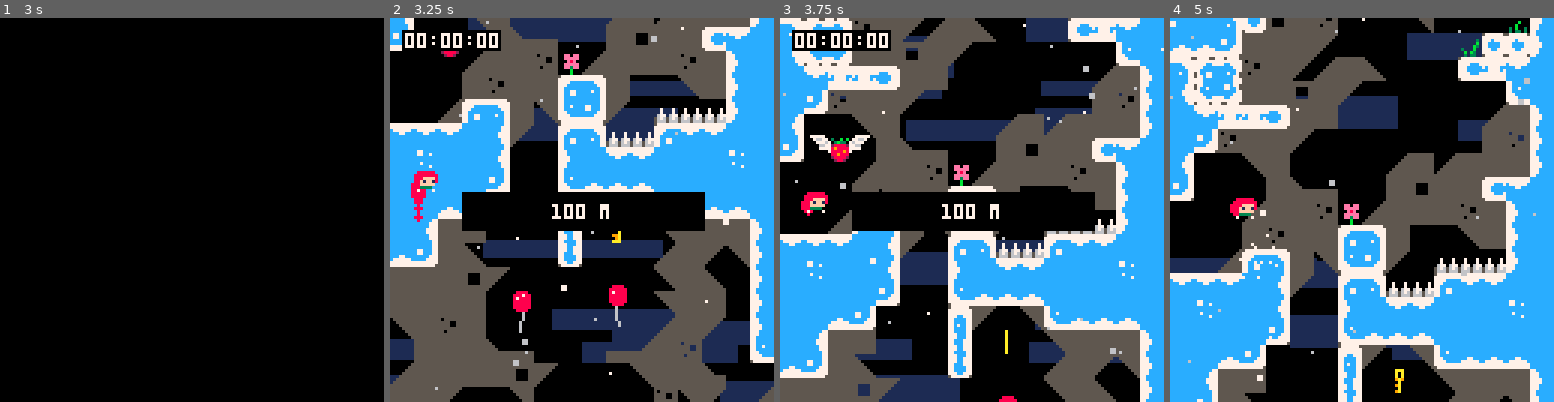
Above: before the commit, frames 1-4 (left to right).
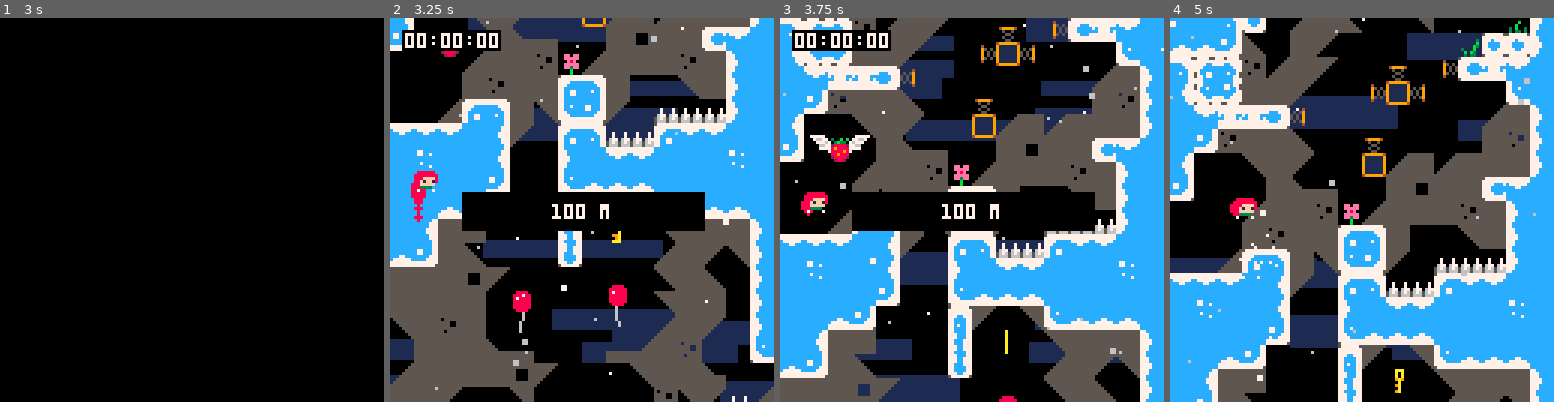
Above: after the commit, the same moments.

Repository: CelesteClassic/evercore
Game: PICO-8 cartridge evercore.p8
Two runs of this game, one before a commit and one after it. Both use one fixed random seed, a clock stepped at 60 frames per second and the inputs below.
Inputs:
- Up to frame 1 (3 s): tap X (X key) at 0.33, 1.07, 1.85, 2.97 s; tap O (Z key) at 0.7, 1.7, 2.1, 2.5, 2.9 s; hold Right 1.6-2.1 s; hold Up 2.15-2.42 s; hold Right from 2.47 s (still down)
- Up to frame 2 (3.25 s): release Right at 3.03 s; hold Left from 3.08 s (still down)
- Up to frame 3 (3.75 s): tap O (Z key) at 3.3, 3.7 s; release Left at 3.58 s; hold Down from 3.63 s (still down)
- Up to frame 4 (5 s): release Down at 3.97 s; hold Right 4.02-4.68 s; tap X (X key) at 4.08 s; tap O (Z key) at 4.1, 4.5, 4.9 s; hold Up from 4.73 s (still down)

Frame 1 is identical in both runs. In frame 2, 0.1% of the frame differs, in the area x 31-93%, y 0-100%; in frame 3, 4.2%; in frame 4, 5.4%, in the area x 19-75%, y 0-42%.

Commit message:
side springs, crumble blocks, and layering optimization

Diff:
--- a/evercore.p8
+++ b/evercore.p8
@@ -193,26 +193,28 @@
 	map(lvl_x,lvl_y,0,0,lvl_w,lvl_h,4)
 
 	--set draw layering
-	--0: background layer
-	--1: default layer
-	--2: player layer
-	--3: foreground layer
-	local layers={{},{},{}}
-	foreach(objects,function(o)
-		if o.type.layer==0 then
-			draw_object(o) --draw below terrain
-		else
-			add(layers[o.type.layer or 1],o) --add object to layer, default draw below player
-		end
+	--higher layers draw later
+	--negative layers draw before terrain
+	local pre_draw,post_draw={},{}
+	foreach(objects,function(obj)
+		local draw_grp=obj.layer<0 and pre_draw or post_draw
+		for k,v in ipairs(draw_grp) do
+			if obj.layer<=v.layer then
+				add(draw_grp,obj,k)
+				return
+			end
+		end
+		add(draw_grp,obj)
 	end)
+
+	-- draw bg objects
+	foreach(pre_draw,draw_object)
 
 	-- draw terrain
 	map(lvl_x,lvl_y,0,0,lvl_w,lvl_h,2)
 
-	-- draw objects
-	foreach(layers,function(l)
-		foreach(l,draw_object)
-	end)
+	-- draw fg objects
+	foreach(post_draw,draw_object)
 
 	-- draw jumpthroughs
 	map(lvl_x,lvl_y,0,0,lvl_w,lvl_h,8)
@@ -546,46 +548,99 @@
 
 spring={
 	init=function(this)
-		this.hide_in=0
-		this.hide_for=0
+		this.delta=0
+		this.dir=this.spr==18 and 0 or this.is_solid(-1,0) and 1 or -1
+		this.show=true
+		this.layer=-1
 	end,
 	update=function(this)
-		if this.hide_for>0 then
-			this.hide_for-=1
-			if this.hide_for<=0 then
-				this.spr=18
-				this.delay=0
-			end
-		elseif this.spr==18 then
-			local hit=this.player_here()
-			if hit and hit.spd.y>=0 then
-				this.spr=19
-				hit.y=this.y-4
+		this.delta=this.delta*0.75
+		local hit=this.player_here()
+
+		if this.show and hit and this.delta<=1 then
+			if this.dir==0 then
+				hit.move(0,this.y-hit.y-4,1)
 				hit.spd.x*=0.2
 				hit.spd.y=-3
-				hit.djump=max_djump
-				this.delay=10
-				this.init_smoke()
-				-- crumble below spring
-				break_fall_floor(this.check(fall_floor,0,1) or {})
-				psfx"8"
-			end
-		elseif this.delay>0 then
+			else
+				hit.move(this.x+this.dir*4-hit.x,0,1)
+				hit.spd=vector(this.dir*3,-1.5)
+			end
+			hit.dash_time=0
+			hit.dash_effect_time=0
+			hit.djump=max_djump
+			this.delta=8
+			psfx"8"
+			this.init_smoke()
+
+			break_fall_floor(this.check(fall_floor,-this.dir,this.dir==0 and 1 or 0))
+		end
+	end,
+	draw=function(this)
+		if this.show then
+			local delta=min(flr(this.delta),4)
+			if this.dir==0 then
+				sspr(16,8,8,8,this.x,this.y+delta)
+			else
+				spr(19,this.dir==-1 and this.x+delta or this.x,this.y,1-delta/8,1,this.dir==1)
+			end
+		end
+end
+}
+
+fall_floor={
+	init=function(this)
+		this.solid_obj=true
+		this.state=0
+	end,
+	update=function(this)
+		-- idling
+		if this.state==0 then
+			for i=0,2 do
+				if this.check(player,i-1,-(i%2)) then
+					break_fall_floor(this)
+				end
+			end
+		-- shaking
+		elseif this.state==1 then
 			this.delay-=1
 			if this.delay<=0 then
-				this.spr=18
-			end
-		end
-		-- begin hiding
-		if this.hide_in>0 then
-			this.hide_in-=1
-			if this.hide_in<=0 then
-				this.hide_for=60
-				this.spr=0
-			end
-		end
-	end
-}
+				this.state=2
+				this.delay=60--how long it hides for
+				this.collideable=false
+				this.type.set_springs(this,false)
+			end
+			-- invisible, waiting to reset
+		elseif this.state==2 then
+			this.delay-=1
+			if this.delay<=0 and not this.player_here() then
+				psfx"7"
+				this.state=0
+				this.collideable=true
+				this.init_smoke()
+				this.type.set_springs(this,true)
+			end
+		end
+	end,
+	draw=function(this)
+		spr(this.state==1 and 26-this.delay/5 or this.state==0 and 23,this.x,this.y) --add an if statement if you use sprite 0 (other stuff also breaks if you do this i think)
+	end,
+	set_springs=function(this,state)
+		this.hitbox=rectangle(-2,-2,12,8)
+		local springs=this.check_all(spring,0,0)
+		foreach(springs,function(s) s.show=state end)
+		this.hitbox=rectangle(0,0,8,8)
+	end
+}
+
+function break_fall_floor(obj)
+	if obj and obj.state==0 then
+		psfx"15"
+		obj.state=1
+		obj.delay=15--how long until it falls
+		obj.init_smoke()
+	end
+end
 
 balloon={
 	init=function(this)
@@ -623,53 +678,6 @@
 		end
 	end
 }
-
-fall_floor={
-	init=function(this)
-		this.solid_obj=true
-		this.state=0
-	end,
-	update=function(this)
-		-- idling
-		if this.state==0 then
-			for i=0,2 do
-				if this.check(player,i-1,-(i%2)) then
-					break_fall_floor(this)
-				end
-			end
-		-- shaking
-		elseif this.state==1 then
-			this.delay-=1
-			if this.delay<=0 then
-				this.state=2
-				this.delay=60--how long it hides for
-				this.collideable=false
-			end
-			-- invisible, waiting to reset
-		elseif this.state==2 then
-			this.delay-=1
-			if this.delay<=0 and not this.player_here() then
-				psfx"7"
-				this.state=0
-				this.collideable=true
-				this.init_smoke()
-			end
-		end
-	end,
-	draw=function(this)
-		spr(this.state==1 and 26-this.delay/5 or this.state==0 and 23,this.x,this.y) --add an if statement if you use sprite 0 (other stuff also breaks if you do this i think)
-	end
-}
-
-function break_fall_floor(obj)
-	if obj.state==0 then
-		psfx"15"
-		obj.state=1
-		obj.delay=15--how long until it falls
-		obj.init_smoke();
-		(obj.check(spring,0,-1) or {}).hide_in=15
-	end
-end
 
 smoke={
 	layer=3,
@@ -998,6 +1006,8 @@
 		hitbox=rectangle(0,0,8,8),
 		spd=vector(0,0),
 		rem=vector(0,0),
+		layer=0,
+
 		fruit_id=id,
 	}
 
@@ -1038,12 +1048,25 @@
 		other.top()<=obj.bottom()+oy
 	end
 
+	--returns first object of type colliding with obj
 	function obj.check(type,ox,oy)
 		for other in all(objects) do
 			if other and other.type==type and other~=obj and obj.objcollide(other,ox,oy) then
 				return other
 			end
 		end
+	end
+
+	--returns all objects of type colliding with obj
+	function obj.check_all(type,ox,oy)
+		local tbl={}
+		for other in all(objects) do
+			if other and other.type==type and other~=obj and obj.objcollide(other,ox,oy) then
+				add(tbl,other)
+			end
+		end
+
+		if #tbl>0 then return tbl end
 	end
 
 	function obj.player_here()
@@ -1287,6 +1310,7 @@
 11,platform
 12,platform
 18,spring
+19,spring
 20,chest
 22,balloon
 23,fall_floor
@@ -1334,12 +1358,12 @@
 00000000003333000033330007000070073333000033337008f1ff10003333000009a0000000a0000000a0000000000000000000200000000000000000000002
 000000000070070000700070000000000000070000007000077333700070070000aaa0000009a0000000a0000000000000000000000000000000000000000000
 555555550000000000000000000000000000000000000000008888004999999449999994499909940300b0b06665666500000000000000000000000070000000
-55555555000000000000000000004000000000000004000008888880911111199111411991140919003b33006765676500000000007700000770070007000007
-550000550000000000000000050590000aaaaaa00009505008788880911111199111911949400419028888206770677000000000007770700777000000000000
-55000055007000700499994050509000a998888a0009050508888880911111199494041900000044089888800700070000000000077777700770000000000000
-55000055007000700050050050509000a988888a0009050508888880911111199114094994000000088889800700070000000000077777700000700000000000
-55000055067706770005500005059000aaaaaaaa0009505008888880911111199111911991400499088988800000000000000000077777700000077000000000
-55555555567656760050050000004000a980088a0004000000888800911111199114111991404119028888200000000000000000070777000007077007000070
+55555555000000000000000000040000000000000000000008888880911111199111411991140919003b33006765676500000000007700000770070007000007
+550000550000000000000000000950500aaaaaa00000000008788880911111199111911949400419028888206770677000000000007770700777000000000000
+55000055007000700499994000090505a998888a0000000008888880911111199494041900000044089888800700070000000000077777700770000000000000
+55000055007000700050050000090505a988888a0000000008888880911111199114094994000000088889800700070000000000077777700000700000000000
+55000055067706770005500000095050aaaaaaaa0000000008888880911111199111911991400499088988800000000000000000077777700000077000000000
+55555555567656760050050000040000a980088a0000000000888800911111199114111991404119028888200000000000000000070777000007077007000070
 55555555566656660005500000000000a988888a0000000000000000499999944999999444004994002882000000000000000000000000007000000000000000
 5777777557777777777777777777777577cccccccccccccccccccc77577777755555555555555555555555555500000007777770000000000000000000000000
 77777777777777777777777777777777777cccccccccccccccccc777777777775555555555555550055555556670000077777777000777770000000000000000
@@ -1556,13 +1580,13 @@
 __map__
 2331252548252532323232323300002425262425252631323232252628282824000000000000000000000000000000000000000000000000000000000000000000000000000000000000000000000000000000000000000000000000000000000000000000000000000000000000000000000000000000000000000000000000
 252331323232332900002829000000242526313232332828002824262a102824000000000000000000000000000000000000000000000000000000000000000000000000000000000000000000000000000000000000000000000000000000000000000000000000000000000000000000000000000000000000000000000000
-252523201028380000002a0000003d24252523201028292900282426003a3824000000000000000000000000000000000000000000000000000000000000000000000000000000000000000000000000000000000000000000000000000000000000000000000000000000000000000000000000000000000000000000000000
-3232332828282900000000003f2020244825262828290000002a243300002a24000000000000000000000000000000000000000000000000000000000000000000000000000000000000000000000000000000000000000000000000000000000000000000000000000000000000000000000000000000000000000000000000
-2340283828293a28390000003435222525482629000000000000300000000024000000000000000000000000000000000000000000000000000000000000000000000000000000000000000000000000000000000000000000000000000000000000000000000000000000000000000000000000000000000000000000000000
-263a282828102829000000000000312525323300000000110000370000003e24000000000000000000000000000000000000000000000000000000000000000000000000000000000000000000000000000000000000000000000000000000000000000000000000000000000000000000000000000000000000000000000000
-252235353628280000000000003a282426003d003a3900270000000000002125000000000000000000000000000000000000000000000000000000000000000000000000000000000000000000000000000000000000000000000000000000000000000000000000000000000000000000000000000000000000000000000000
-2533382828290000000000000028382425232020102900303900000000582448000000000000000000000000000000000000000000000000000000000000000000000000000000000000000000000000000000000000000000000000000000000000000000000000000000000000000000000000000000000000000000000000
-2600002a28000000003a283a282828242525222328390f372858390068283132000000000000000000000000000000000000000000000000000000000000000000000000000000000000000000000000000000000000000000000000000000000000000000000000000000000000000000000000000000000000000000000000
+25252320003a283900002a0000003d24252523201028292900282426003a3824000000000000000000000000000000000000000000000000000000000000000000000000000000000000000000000000000000000000000000000000000000000000000000000000000000000000000000000000000000000000000000000000
+3232333900282900000000003f2020244825262828290000002a243300002a24000000000000000000000000000000000000000000000000000000000000000000000000000000000000000000000000000000000000000000000000000000000000000000000000000000000000000000000000000000000000000000000000
+234028383a282900001200133435222525482629000000000000300000000024000000000000000000000000000000000000000000000000000000000000000000000000000000000000000000000000000000000000000000000000000000000000000000000000000000000000000000000000000000000000000000000000
+263a282828290000131713000000312525323300000000110000370000003e24000000000000000000000000000000000000000000000000000000000000000000000000000000000000000000000000000000000000000000000000000000000000000000000000000000000000000000000000000000000000000000000000
+252235353613000000000000003a282426003d003a3900270000000000002125000000000000000000000000000000000000000000000000000000000000000000000000000000000000000000000000000000000000000000000000000000000000000000000000000000000000000000000000000000000000000000000000
+2533382828390000120000000028382425232020102900303900000000582448000000000000000000000000000000000000000000000000000000000000000000000000000000000000000000000000000000000000000000000000000000000000000000000000000000000000000000000000000000000000000000000000
+2600002a28290000173a283a282828242525222328390f372858390068283132000000000000000000000000000000000000000000000000000000000000000000000000000000000000000000000000000000000000000000000000000000000000000000000000000000000000000000000000000000000000000000000000
 33002d0028675800002810282834222525254826282867202828283828282122000000000000000000000000000000000000000000000000000000000000000000000000000000000000000000000000000000000000000000000000000000000000000000000000000000000000000000000000000000000000000000000000
 0000003a2828383e3a2828283828242548252526002a282729002a2828343225000000000000000000000000000000000000000000000000000000000000000000000000000000000000000000000000000000000000000000000000000000000000000000000000000000000000000000000000000000000000000000000000
 0000002838282821232800002a28242525252526003a2830000000002a282824000000000000000000000000000000000000000000000000000000000000000000000000000000000000000000000000000000000000000000000000000000000000000000000000000000000000000000000000000000000000000000000000
@@ -1578,11 +1602,11 @@
 2a283828000000000000003a282900244825263700000029000000000000003a000000000000000000000000000000000000000000000000000000000000000000000000000000000000000000000000000000000000000000000000000000000000000000000000000000000000000000000000000000000000000000000000
 0028282867580000005868283800003132323320000000000000000000272828000000000000000000000000000000000000000000000000000000000000000000000000000000000000000000000000000000000000000000000000000000000000000000000000000000000000000000000000000000000000000000000000
 3a2828282810290000002a282867000034353536111100000000000011302838000000000000000000000000000000000000000000000000000000000000000000000000000000000000000000000000000000000000000000000000000000000000000000000000000000000000000000000000000000000000000000000000
-28282900002a0000000000382a29003a2828283436200d0e0e0e0e0f20302828000000000000000000000000000000000000000000000000000000000000000000000000000000000000000000000000000000000000000000000000000000000000000000000000000000000000000000000000000000000000000000000000
-10283a00000000000000002800000028283810292a000000000000002a371028000000000000000000000000000000000000000000000000000000000000000000000000000000000000000000000000000000000000000000000000000000000000000000000000000000000000000000000000000000000000000000000000
-2a3829000000000000003a1029000028282828000000000000000000002a2828000000000000000000000000000000000000000000000000000000000000000000000000000000000000000000000000000000000000000000000000000000000000000000000000000000000000000000000000000000000000000000000000
-00290000000000004647002a0000002828292a0000000000000000000000282a000000000000000000000000000000000000000000000000000000000000000000000000000000000000000000000000000000000000000000000000000000000000000000000000000000000000000000000000000000000000000000000000
-000000140000003e565700000000002a2a0000000000000000000000002a2800000000000000000000000000000000000000000000000000000000000000000000000000000000000000000000000000000000000000000000000000000000000000000000000000000000000000000000000000000000000000000000000000
+28282900002a0000000000382a29113a2828283436200d0e0e0e0e0f20302828000000000000000000000000000000000000000000000000000000000000000000000000000000000000000000000000000000000000000000000000000000000000000000000000000000000000000000000000000000000000000000000000
+10283a00000000000000002800002028283810292a000000000000002a371028000000000000000000000000000000000000000000000000000000000000000000000000000000000000000000000000000000000000000000000000000000000000000000000000000000000000000000000000000000000000000000000000
+2a3829000000000000003a1029002028282828000000000000000000002a2828000000000000000000000000000000000000000000000000000000000000000000000000000000000000000000000000000000000000000000000000000000000000000000000000000000000000000000000000000000000000000000000000
+00290000000000004647002a0000202828292a0000000000000000000000282a000000000000000000000000000000000000000000000000000000000000000000000000000000000000000000000000000000000000000000000000000000000000000000000000000000000000000000000000000000000000000000000000
+000000140000003e565700000000202a2a0000000000000000000000002a2800000000000000000000000000000000000000000000000000000000000000000000000000000000000000000000000000000000000000000000000000000000000000000000000000000000000000000000000000000000000000000000000000
 111120201111112122230d0e0012120000000000000000000000000000002900000000000000000000000000000000000000000000000000000000000000000000000000000000000000000000000000000000000000000000000000000000000000000000000000000000000000000000000000000000000000000000000000
 2222222222222324482611111120201111273900001717000000171700000000000000000000000000000000000000000000000000000000000000000000000000000000000000000000000000000000000000000000000000000000000000000000000000000000000000000000000000000000000000000000000000000000
 2525482525252624252621222222222223303800000000000000000000000000000000000000000000000000000000000000000000000000000000000000000000000000000000000000000000000000000000000000000000000000000000000000000000000000000000000000000000000000000000000000000000000000
